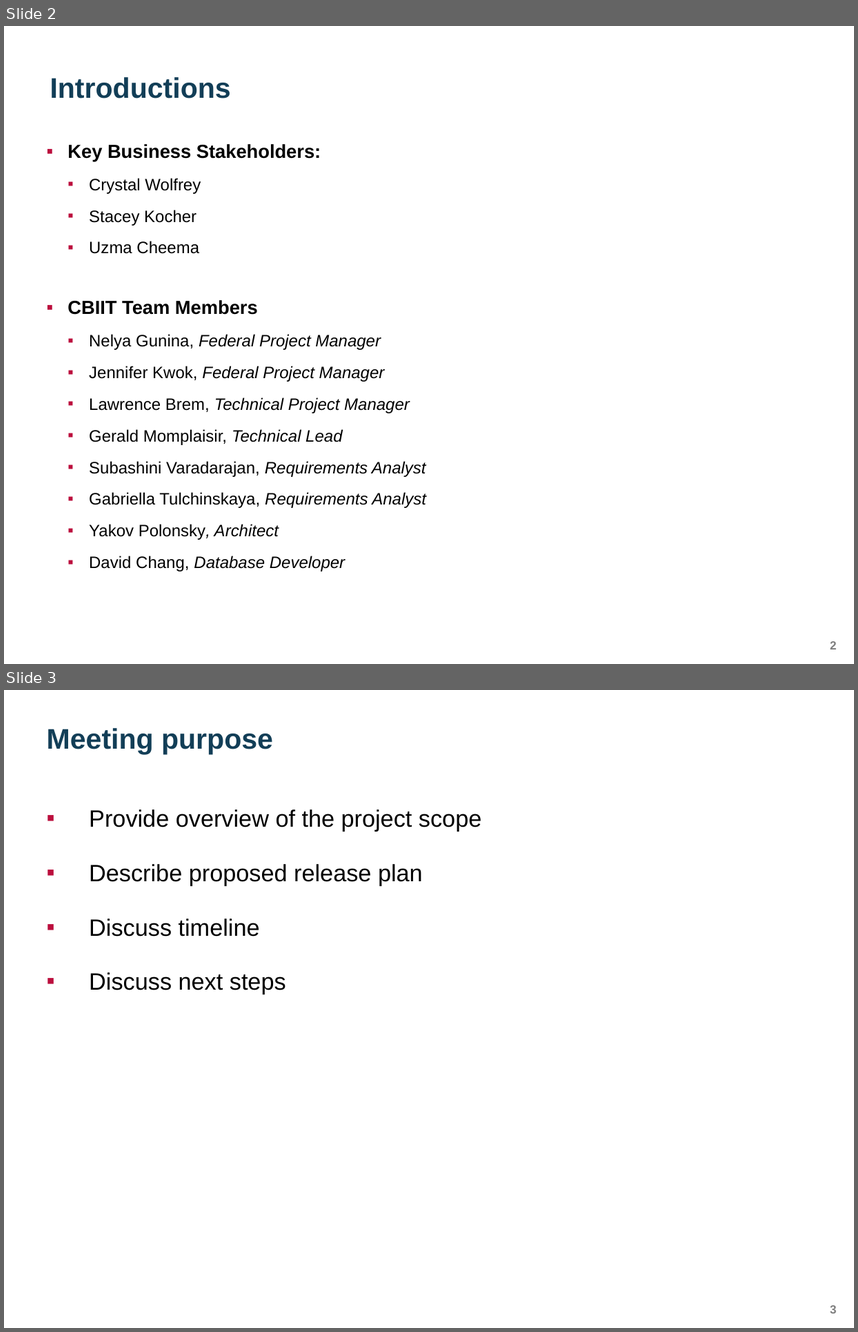
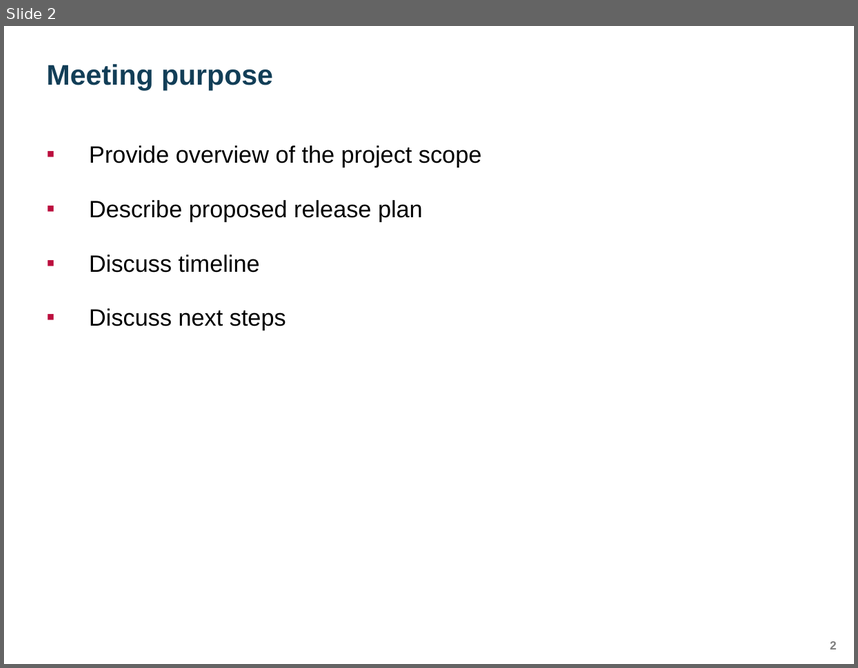
Before and after one commit to yaoh4/greensheets_classic, a slide deck: Requirements/Presentations/GreenSheets OGA presentation_version 2.pptx. Shown one above the other, each under a label of ours: slides 2 and 3 before the commit, slide 2 after it. The pictures are 858x1332 and 858x668 pixels, drawn with LibreOffice and Linux fonts; fonts in the diff are those of the drawing; background and template pictures are left out. Boxes give left, top, right and bottom in pixels: in the first picture for what was removed or moved away, otherwise in the second. Text is boxed around its words. In the diff, an @@ line names an element or a change of style, - is before the commit and + after.

```diff
--- a/Requirements/Presentations/GreenSheets OGA presentation_version 2.pptx
+++ b/Requirements/Presentations/GreenSheets OGA presentation_version 2.pptx
@@ slide 2 removed at [4, 26, 854, 664], background #FFFFFF; not listed: 1 template element that a slide beside it also shows @@
@@ title removed at [50, 77, 231, 98] @@
-Introductions
@@ text removed at [67, 144, 426, 571] @@
-▪ Key Business Stakeholders:
-  ▪ Crystal Wolfrey
-  ▪ Stacey Kocher
-  ▪ Uzma Cheema
-    ▪ CBIIT Team Members
-  ▪ Nelya Gunina, Federal Project Manager
-  ▪ Jennifer Kwok, Federal Project Manager
-  ▪ Lawrence Brem, Technical Project Manager
-  ▪ Gerald Momplaisir, Technical Lead
-  ▪ Subashini Varadarajan, Requirements Analyst
-  ▪ Gabriella Tulchinskaya, Requirements Analyst
-  ▪ Yakov Polonsky, Architect
-  ▪ David Chang, Database Developer
@@ what was slide 3 is now slide 2 @@
@@ page number at [830, 641, 837, 649]: text changed @@
-3
+2
```
Also in this commit, not shown: 4 slides changed.
